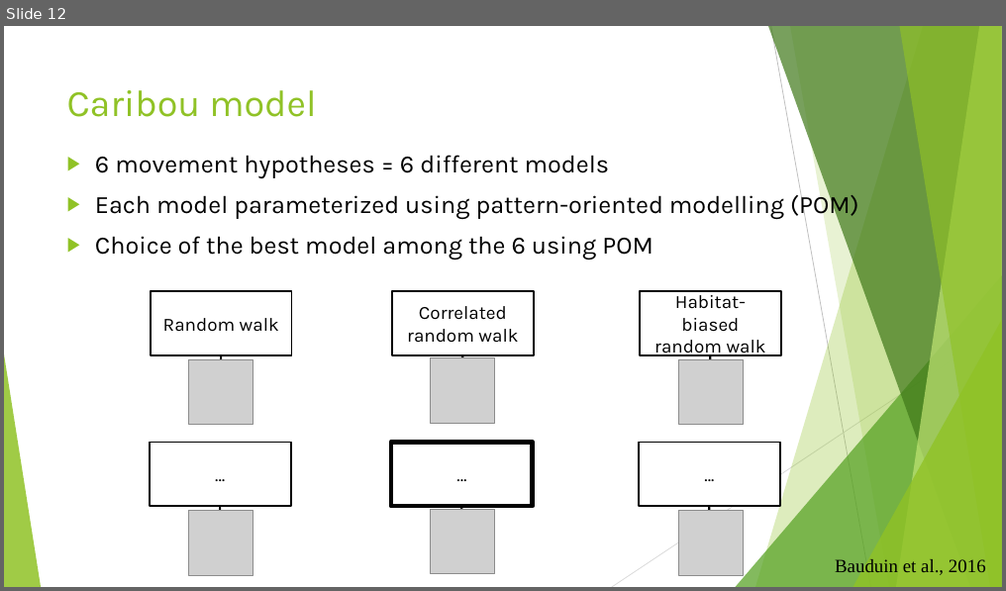
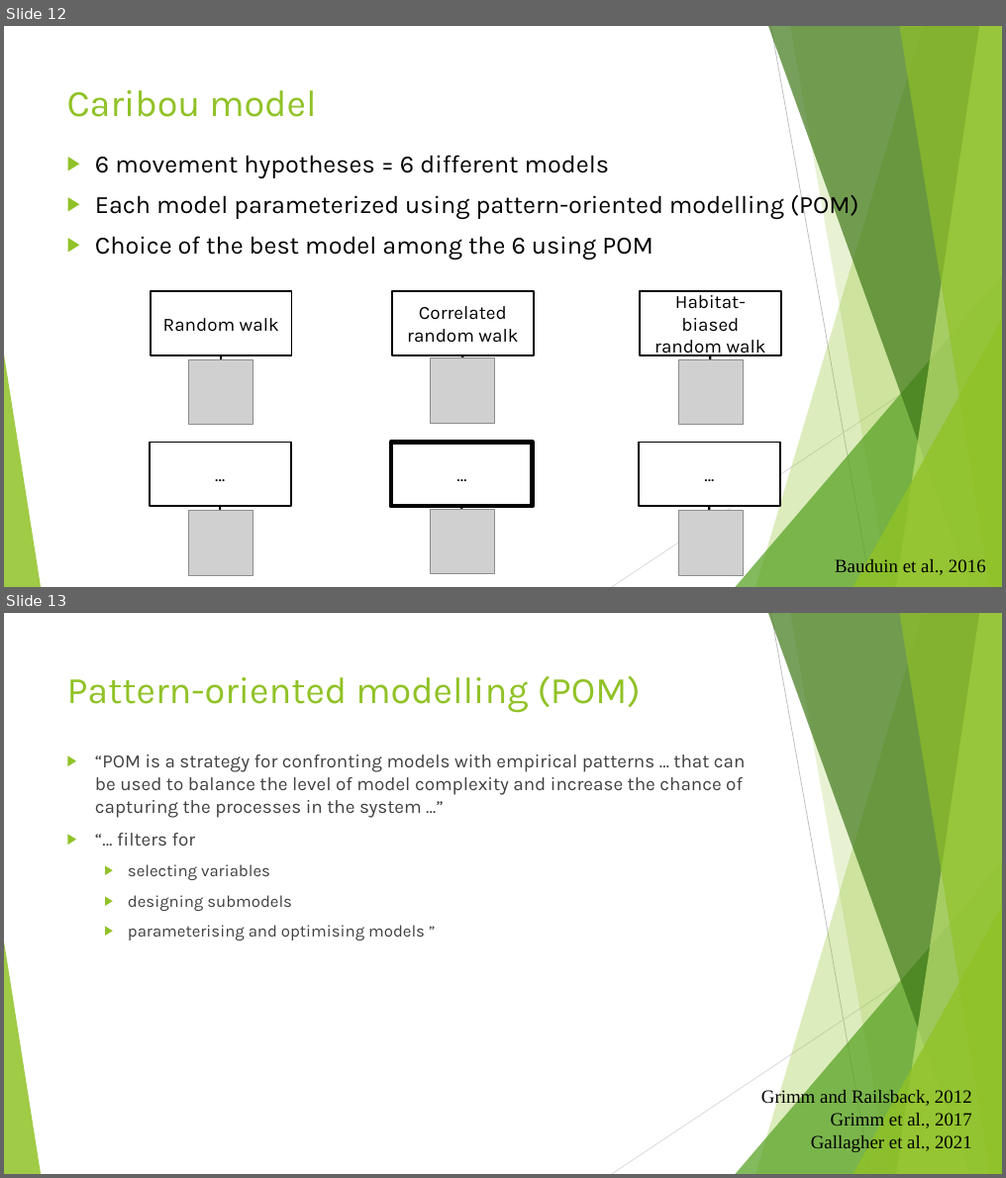
Before and after one commit to SarahBauduin/formation_IBM_NetLogoR, a slide deck: docs/slides/4_Parameter.pptx. Shown one above the other, each under a label of ours: slide 12 before the commit, slides 12 and 13 after it. The pictures are 1006x591 and 1006x1178 pixels, drawn with LibreOffice and Linux fonts; fonts in the diff are those of the drawing; grey boxes stand for pictures. Boxes give left, top, right and bottom in pixels: in the first picture for what was removed or moved away, otherwise in the second. Text is boxed around its words. In the diff, an @@ line names an element or a change of style, - is before the commit and + after.

Commit message:
Add figure about POM and new references in 4_Parameter.pptx

```diff
--- a/docs/slides/4_Parameter.pptx
+++ b/docs/slides/4_Parameter.pptx
@@ slide 13 added at <box>4,613,1002,1174</box>, background #FFFFFF; not listed: 10 template elements that a slide beside it also shows @@
@@ title added at <box>67,675,641,713</box>, 36 pt, text #90C226 @@
+Pattern-oriented modelling (POM)
@@ text added at <box>95,755,746,941</box>, 18 pt, text #404040 @@
+▶ “POM is a strategy for confronting models with empirical patterns … that can be used to balance the level of model complexity and increase the chance of capturing the processes in the system …”
+▶ “… filters for
+  ▶ selecting variables
+  ▶ designing submodels
+  ▶ parameterising and optimising models ”
@@ text added at <box>761,1089,972,1153</box>, 18 pt, text #000000 @@
+Grimm and Railsback, 2012
+Grimm et al., 2017
+Gallagher et al., 2021
```
Also in this commit, not shown: 2 slides changed, 1 other slide added, 6 other files.
